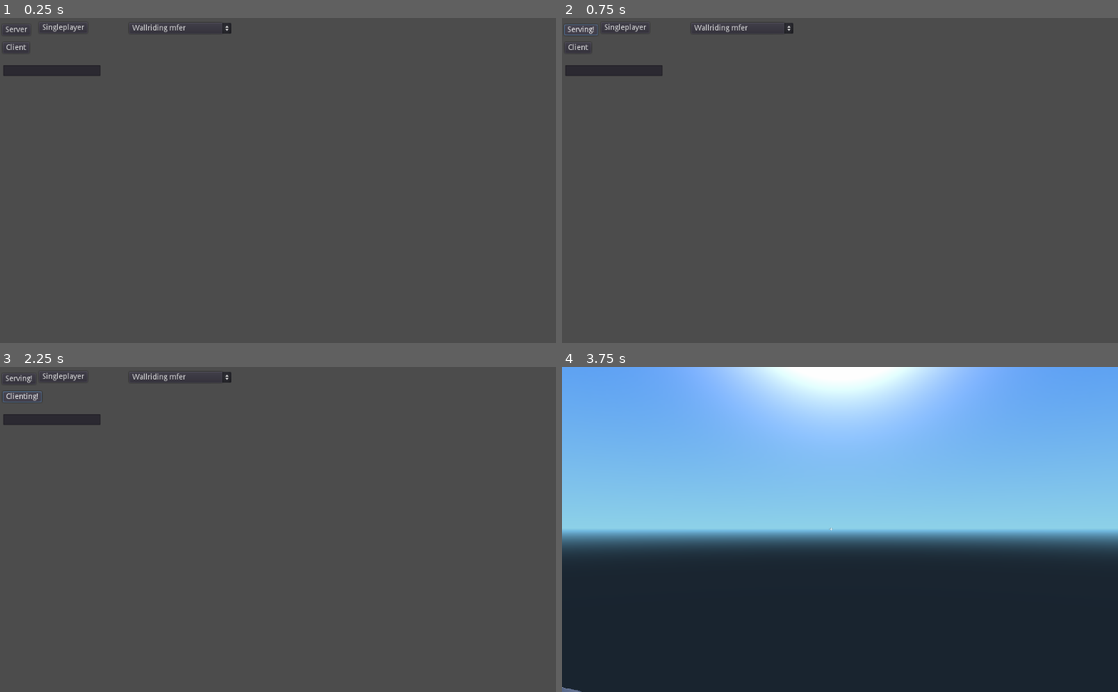
Above: before the commit, frames 1-4 (two rows, left to right).
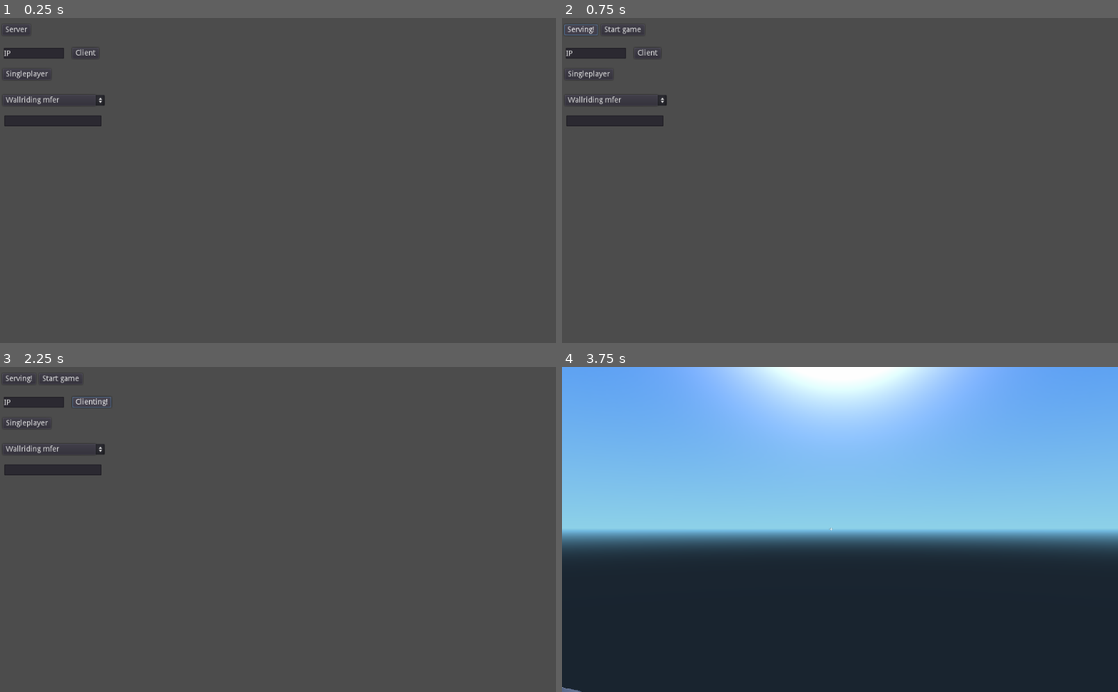
Above: after the commit, the same moments.

Repository: CosineGaming/nv-moba
Game: Godot game, scene res://lobby.tscn
Same seed, same stepped clock (60 frames per second), same inputs: the game is played once before the commit and once after it.
Inputs:
- Up to frame 1 (0.25 s): no input
- Up to frame 2 (0.75 s): click "Server" at 0.5 s
- Up to frame 3 (2.25 s): click "Serving!" at 1.25 s; click "Client" at 2 s
- Up to frame 4 (3.75 s): click "Clienting!" at 2.75 s; click "Singleplayer" at 3.5 s

The runs differ from the first frame. In frame 1, 1.8% of the frame differs, in the area x 0-42%, y 1-34%; in frame 2, 1.8%; in frame 3, 2.0%; in frame 4, nothing differs.

Commit message:
Allow server to start on button press
That is, even if there are less than MAX_PLAYERS

Diff:
--- a/lobby.gd
+++ b/lobby.gd
@@ -5,7 +5,7 @@
 # var b = "textvar"
 var SERVER_IP = "127.0.0.1"
 var SERVER_PORT = 2467
-var MAX_PLAYERS = 2
+var MAX_PLAYERS = 10
 var SERVER_PLAYING = true
 
 var player_info = {}
@@ -15,6 +15,7 @@
 	# Called every time the node is added to the scene.
 	# Initialization here
 	get_node("Server").connect("pressed", self, "_server_init")
+	get_node("ServerStart").connect("pressed", self, "start_game")
 	get_node("Client").connect("pressed", self, "_client_init")
 	get_node("Singleplayer").connect("pressed", self, "_singleplayer_init")
 
@@ -42,6 +43,7 @@
 	peer.create_server(SERVER_PORT, MAX_PLAYERS)
 	get_tree().set_network_peer(peer)
 	get_node("Server").set_text("Serving!")
+	get_node("ServerStart").show()
 	if SERVER_PLAYING:
 		player_info[1] = my_info
 
@@ -59,13 +61,15 @@
 	player_info[id] = info
 	if (get_tree().is_network_server()):
 		# Send current players' info to new player
-		rpc_id(id, "register_player", 1, my_info)
 		for peer_id in player_info:
 			rpc_id(id, "register_player", peer_id, player_info[peer_id])
 		if (player_info.size() == MAX_PLAYERS):
-			rpc("pre_configure_game")
-			if SERVER_PLAYING:
-				pre_configure_game()
+			start_game()
+
+func start_game():
+	rpc("pre_configure_game")
+	if SERVER_PLAYING:
+		pre_configure_game()
 
 var players_done = []
 remote func done_preconfiguring(who):
--- a/lobby.tscn
+++ b/lobby.tscn
@@ -3,7 +3,7 @@
 [ext_resource path="res://lobby.gd" type="Script" id=1]
 [ext_resource path="res://hero_select.gd" type="Script" id=2]
 
-[node name="Control" type="Control"]
+[node name="Control" type="Control" index="0"]
 
 anchor_left = 0.0
 anchor_top = 0.0
@@ -48,10 +48,10 @@
 anchor_top = 0.0
 anchor_right = 0.0
 anchor_bottom = 0.0
-margin_left = 5.0
-margin_top = 45.0
-margin_right = 54.0
-margin_bottom = 65.0
+margin_left = 133.0
+margin_top = 55.0
+margin_right = 182.0
+margin_bottom = 75.0
 rect_pivot_offset = Vector2( 0, 0 )
 focus_mode = 2
 mouse_filter = 0
@@ -72,10 +72,10 @@
 anchor_top = 0.0
 anchor_right = 0.0
 anchor_bottom = 0.0
-margin_left = 6.0
-margin_top = 87.0
-margin_right = 185.0
-margin_bottom = 107.0
+margin_left = 8.0
+margin_top = 180.0
+margin_right = 187.0
+margin_bottom = 200.0
 rect_pivot_offset = Vector2( 0, 0 )
 focus_mode = 2
 mouse_filter = 0
@@ -105,10 +105,10 @@
 anchor_top = 0.0
 anchor_right = 0.0
 anchor_bottom = 0.0
-margin_left = 72.0
-margin_top = 8.0
-margin_right = 161.0
-margin_bottom = 28.0
+margin_left = 5.0
+margin_top = 94.0
+margin_right = 94.0
+margin_bottom = 114.0
 rect_pivot_offset = Vector2( 0, 0 )
 focus_mode = 2
 mouse_filter = 0
@@ -129,10 +129,10 @@
 anchor_top = 0.0
 anchor_right = 0.0
 anchor_bottom = 0.0
-margin_left = 238.0
-margin_top = 9.0
-margin_right = 426.0
-margin_bottom = 29.0
+margin_left = 5.0
+margin_top = 142.0
+margin_right = 193.0
+margin_bottom = 162.0
 rect_rotation = -0.0115615
 rect_pivot_offset = Vector2( 0, 0 )
 focus_mode = 2
@@ -150,3 +150,62 @@
 selected = -1
 items = [  ]
 script = ExtResource( 2 )
+
+[node name="TextEdit" type="TextEdit" parent="." index="5"]
+
+anchor_left = 0.0
+anchor_top = 0.0
+anchor_right = 0.0
+anchor_bottom = 0.0
+margin_left = 7.0
+margin_top = 55.0
+margin_right = 118.0
+margin_bottom = 75.0
+rect_pivot_offset = Vector2( 0, 0 )
+focus_mode = 2
+mouse_filter = 0
+mouse_default_cursor_shape = 0
+size_flags_horizontal = 1
+size_flags_vertical = 1
+text = "IP"
+readonly = false
+highlight_current_line = false
+syntax_highlighting = false
+show_line_numbers = false
+highlight_all_occurrences = false
+override_selected_font_color = false
+context_menu_enabled = true
+smooth_scrolling = false
+v_scroll_speed = 80.0
+hiding_enabled = 0
+wrap_lines = false
+caret_block_mode = false
+caret_blink = false
+caret_blink_speed = 0.65
+caret_moving_by_right_click = true
+
+[node name="ServerStart" type="Button" parent="." index="6"]
+
+visible = false
+anchor_left = 0.0
+anchor_top = 0.0
+anchor_right = 0.0
+anchor_bottom = 0.0
+margin_left = 72.0
+margin_top = 12.0
+margin_right = 152.0
+margin_bottom = 32.0
+rect_pivot_offset = Vector2( 0, 0 )
+focus_mode = 2
+mouse_filter = 0
+mouse_default_cursor_shape = 0
+size_flags_horizontal = 1
+size_flags_vertical = 1
+toggle_mode = false
+enabled_focus_mode = 2
+shortcut = null
+group = null
+text = "Start game"
+flat = false
+align = 1
+_sections_unfolded = [ "Visibility" ]
